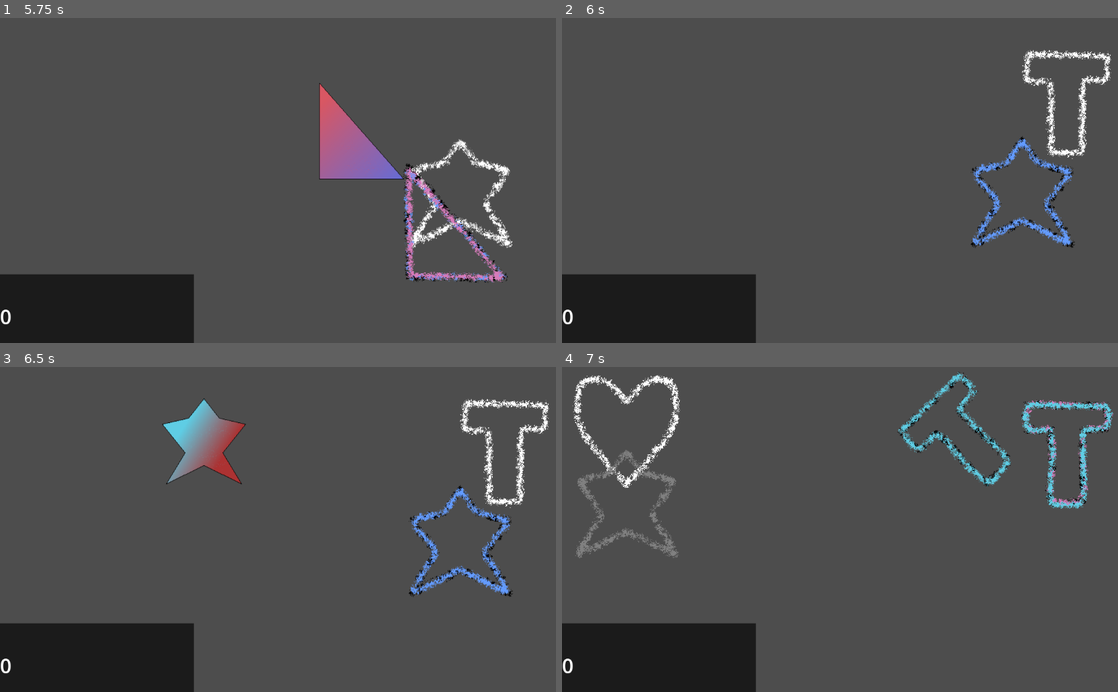
Above: before the commit, frames 1-4 (two rows, left to right).
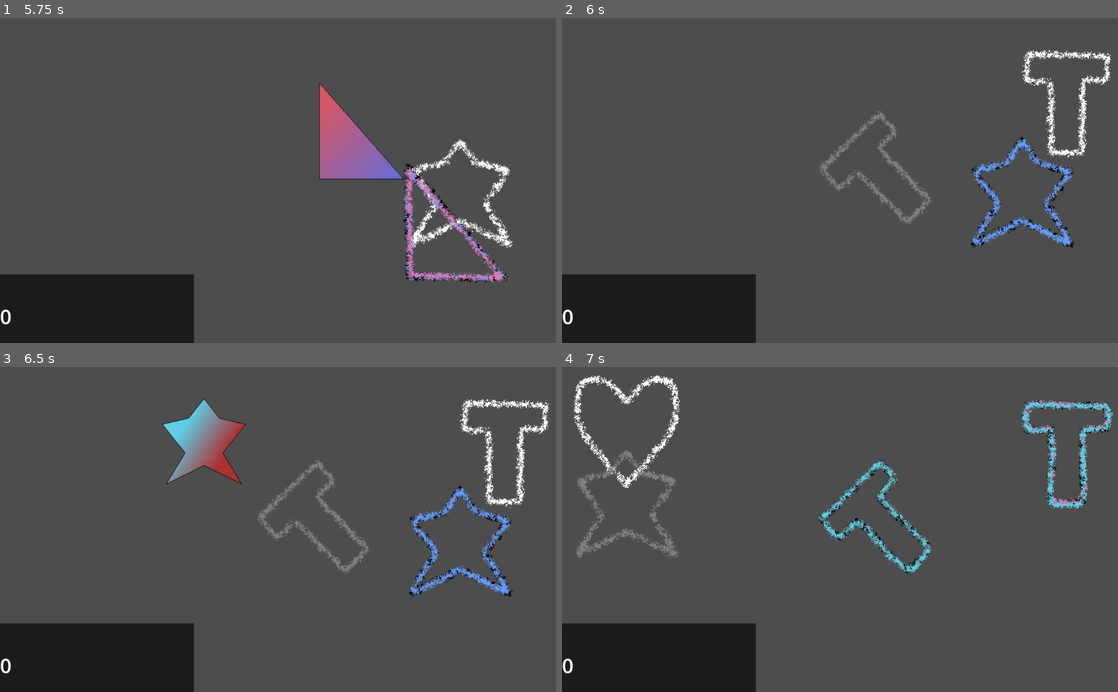
Above: after the commit, the same moments.

Repository: SucellosMusic/first-rhythm-game
Game: Godot game, scene res://Scenes/Levels/level_1.tscn
Two runs of this game, one before a commit and one after it. Both use one fixed random seed, a clock stepped at 60 frames per second and the inputs below. This scene is started directly instead of the project's main scene.
Inputs (mouse positions are in pixels of both pictures, inside the frame that each line leads up to):
- Up to frame 1 (5.75 s): tap Enter at 0.5 s; move the mouse to (417, 164) at 0.52 s; tap S (Input Shape) at 0.6, 2.85, 5.1 s; move the mouse to (172, 196) at 1.27 s; click (172, 196) at 1.35 s; move the mouse to (350, 109) at 2.02 s; right-click (350, 109) at 2.1 s; move the mouse to (261, 245) at 2.77 s; move the mouse to (467, 229) at 3.52 s; click (467, 229) at 3.6 s; move the mouse to (116, 131) at 4.27 s; right-click (116, 131) at 4.35 s; move the mouse to (322, 180) at 5.02 s
- Up to frame 2 (6 s): move the mouse to (767, 96) at 5.77 s; click (767, 96) at 5.85 s
- Up to frame 3 (6.5 s): no input
- Up to frame 4 (7 s): move the mouse to (979, 513) at 6.52 s; right-click (979, 513) at 6.6 s

Frame 1 is identical in both runs. In frame 2, 0.7% of the frame differs, in the area x 46-67%, y 28-64%; in frame 3, 0.7%; in frame 4, 2.3%, in the area x 46-81%, y 1-64%.

Commit message:
Sequence hints fix
added branching for alternate receiver hint

Diff:
--- a/Scenes/Levels/Levels.gd
+++ b/Scenes/Levels/Levels.gd
@@ -35,11 +35,12 @@
 var totalScore : int = 0
 var takeScore : bool = false
 
-#storage
+#vector locations
 @onready var shapeSTORAGE = Vector2(-500, 400)
 @onready var receiverSTORAGE = Vector2(-500, 150)
 @onready var altReceiverStorage = Vector2(-500, 650)
 @onready var hintsStorage = Vector2(-500, 900)
+@onready var altRecPos = Vector2(640, 320)
 var prevRec;
 var prevHint;
 var prevShape;
@@ -94,10 +95,21 @@
 	if prevAltHint != null:
 		prevAltHint.position = hintsStorage
 
-	if sequencer.currSequenceValues == sequencer.get_current_sequence_size() - 1:
+	if sequencer.currSequenceValues == sequencer.get_current_sequence_size() - 2:
 		receivers[sequencer.recShape].position = sequencer.recPos
 		receivers[sequencer.recShape].rotation_degrees = sequencer.recOrient
-		altReceivers[sequencer.recShape].position = abs(sequencer.recPos- sequencer.hintPos)
+		hints[sequencer.hintShape].position = sequencer.hintPos
+		hints[sequencer.hintShape].rotation_degrees = sequencer.hintOrient
+		altHints[sequencer.hintShape].position = altRecPos
+		altHints[sequencer.hintShape].rotation_degrees = sequencer.hintOrient - 45
+		prevRec = receivers[sequencer.recShape]
+		prevHint = hints[sequencer.hintShape]
+		prevAltHint = altHints[sequencer.hintShape]
+		prevShape = shapes[sequencer.recShape]
+	elif sequencer.currSequenceValues == sequencer.get_current_sequence_size() - 1:
+		receivers[sequencer.recShape].position = sequencer.recPos
+		receivers[sequencer.recShape].rotation_degrees = sequencer.recOrient
+		altReceivers[sequencer.recShape].position = altRecPos
 		altReceivers[sequencer.recShape].rotation_degrees = sequencer.recOrient - 45
 		hints[sequencer.hintOptionAShape].position = sequencer.get_option_A_hint_position()
 		hints[sequencer.hintOptionAShape].rotation_degrees = sequencer.hintOptionAOrient
@@ -117,10 +129,8 @@
 		prevHint = hints[sequencer.hintShape]
 		prevShape = shapes[sequencer.recShape]
 
-	print("sequence: ", sequencer.currSequence)
-	print("sequence value: ", sequencer.currSequenceValues)
 
-func _process(delta: float) -> void:
+func _process(_delta: float) -> void:
 	shapes[sequencer.recShape].position = get_global_mouse_position()
 
 	if Input.is_action_just_pressed("Input Shape"):
